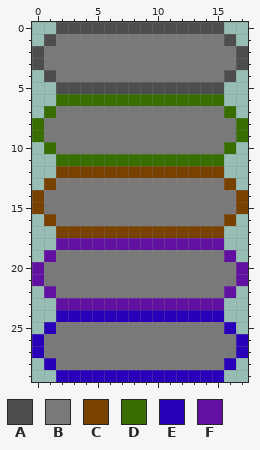
Pixel-art file: sprites/ase/arm.aseprite. Above, as it was before the edit.
18x30 pixels, 1 frame.
Palette (. is transparent): A #4d4d4d  B #797979  C #794100  D #386d00  E #2800ba  F #6110a2
Pixels before, first column x 0:
 0 ..AAAAAAAAAAAAAA..
 1 .ABBBBBBBBBBBBBBA.
 2 ABBBBBBBBBBBBBBBBA
 3 ABBBBBBBBBBBBBBBBA
 4 .ABBBBBBBBBBBBBBA.
 5 ..AAAAAAAAAAAAAA..
 6 ..DDDDDDDDDDDDDD..
 7 .DBBBBBBBBBBBBBBD.
 8 DBBBBBBBBBBBBBBBBD
 9 DBBBBBBBBBBBBBBBBD
10 .DBBBBBBBBBBBBBBD.
11 ..DDDDDDDDDDDDDD..
12 ..CCCCCCCCCCCCCC..
13 .CBBBBBBBBBBBBBBC.
14 CBBBBBBBBBBBBBBBBC
15 CBBBBBBBBBBBBBBBBC
16 .CBBBBBBBBBBBBBBC.
17 ..CCCCCCCCCCCCCC..
18 ..FFFFFFFFFFFFFF..
19 .FBBBBBBBBBBBBBBF.
20 FBBBBBBBBBBBBBBBBF
21 FBBBBBBBBBBBBBBBBF
22 .FBBBBBBBBBBBBBBF.
23 ..FFFFFFFFFFFFFF..
24 ..EEEEEEEEEEEEEE..
25 .EBBBBBBBBBBBBBBE.
26 EBBBBBBBBBBBBBBBBE
27 EBBBBBBBBBBBBBBBBE
28 .EBBBBBBBBBBBBBBE.
29 ..EEEEEEEEEEEEEE..
Now the later version:
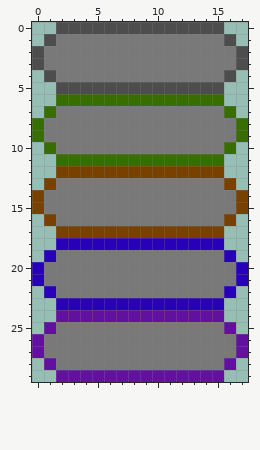
Change:
colour E: #2800ba -> #6110a2
colour F: #6110a2 -> #2800ba
Boxes around the changes in both pictures, in picture pixels (x1, y1, x2, y2):
changed: (32, 238, 248, 382)
